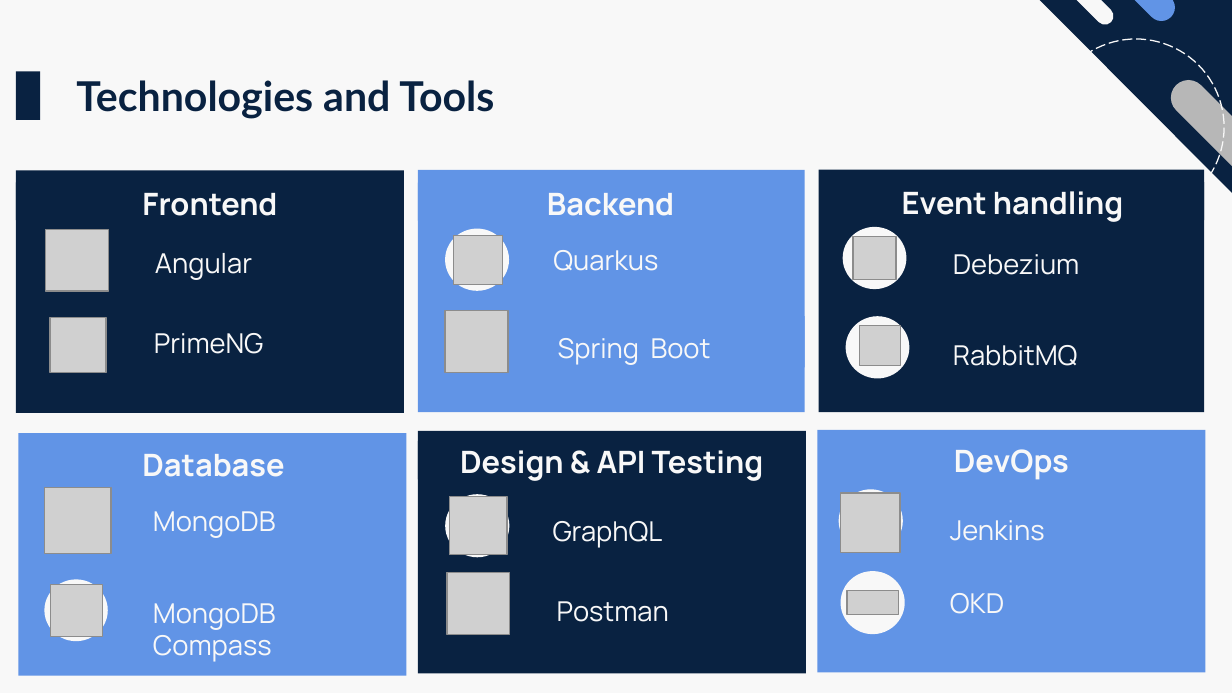
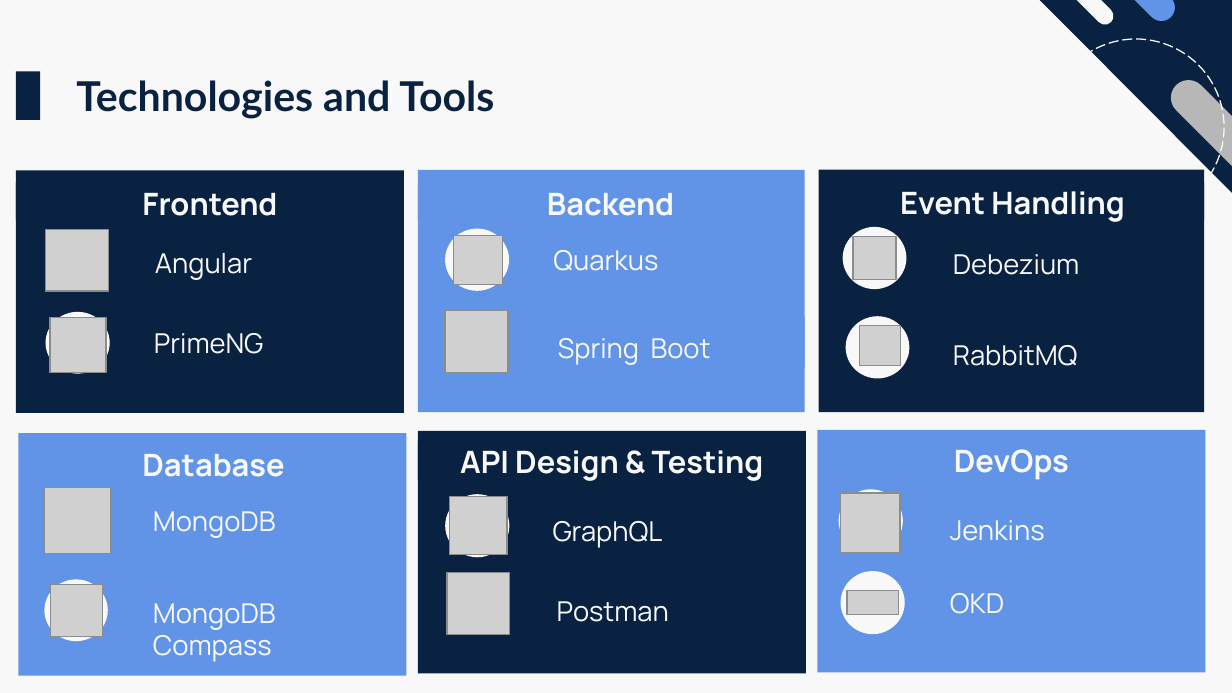
Before and after one commit to fede-palazz/smart-travel, a slide deck: slide 7 of thesis/presentation.pptx (slide 5 before the commit). Drawn at 1232x693 pixels with LibreOffice and Linux fonts; fonts in the diff are those of the drawing; grey boxes stand for pictures. Boxes give left, top, right and bottom in pixels: in the first picture for what was removed or moved away, otherwise in the second. Text is boxed around its words. In the diff, an @@ line names an element or a change of style, - is before the commit and + after.

```diff
--- a/thesis/presentation.pptx
+++ b/thesis/presentation.pptx
@@ text at box(900, 191, 1124, 222): text changed @@
-Event handling
+Event Handling
@@ ellipse at box(46, 312, 110, 373): fill #092241 to #F8F8F8 @@
@@ text at box(460, 450, 764, 481): text changed @@
-Design & API Testing
+API Design & Testing
```
Also in this commit, not shown: 3 other slides changed, 4 slides added.
